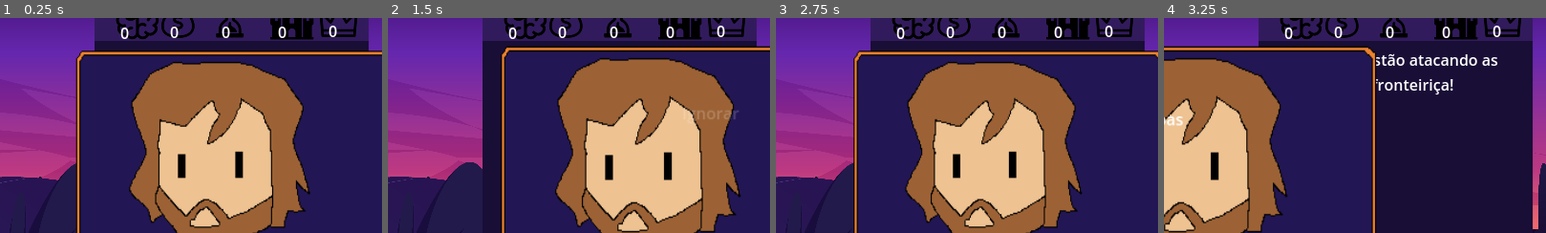
Above: before the commit, frames 1-4 (left to right).
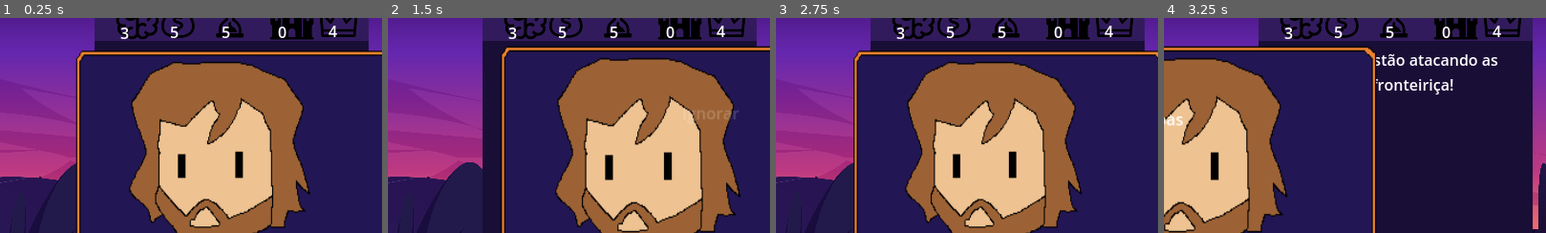
Above: after the commit, the same moments.

Repository: JulioDomanski/TCC
Game: Godot game, scene res://scenes/Main.tscn
Two runs of this game, one before a commit and one after it. Both use one fixed random seed, a clock stepped at 60 frames per second and the inputs below.
Inputs (mouse positions are % of the whole screen's width and height, from its top left):
- Up to frame 1 (0.25 s): no input
- Up to frame 2 (1.5 s): tap Enter at 0.5 s; drag from (46, 46) to (60, 28) at 0.52 s; drag from (30, 55) to (45, 70) at 1.27 s
- Up to frame 3 (2.75 s): move the mouse to (60, 28) at 2.02 s; click (60, 28) at 2.17 s
- Up to frame 4 (3.25 s): tap Space at 2.75 s; drag from (45, 70) to (20, 35) at 2.77 s
The pictures show only the part of the screen within x 18-68%, y 9-59%; the shares and areas given below are measured in that part.

The runs differ from the first frame. In frame 1, 0.3% of the frame differs, in the area x 31-89%, y 3-10%; in frame 2, 0.3%; in frame 3, 0.3%; in frame 4, 0.3%.

Commit message:
Logica de Pontuacao Implementada

Diff:
--- a/data/cards.json
+++ b/data/cards.json
@@ -6,12 +6,18 @@
 		"right_choice": "Ignorar",
 		"image": "res://assets/Cards/carta1.png",
 		"left_effects": {
-			"military": -15,
-			"people": 10
+			"moral": -15,
+			"resources": -10,
+			"time":0,
+			"trust":0,
+			"progress":0
 		},
 		"right_effects": {
-			"people": -20,
-			"economy": -10
+			"moral": 20,
+			"resources": 10,
+			"time":0,
+			"trust":0,
+			"progress":0
 		},
 		"correct_answer":"right"
 	},
@@ -22,11 +28,18 @@
 		"right_choice": "Armazenar",
 		"image": "res://assets/Cards/carta1.png",
 		"left_effects": {
-			"people": 20,
-			"economy": -10
+			"moral": 20,
+			"resources": -10,
+			"time":0,
+			"trust":0,
+			"progress":0
 		},
 		"right_effects": {
-			"economy": 15
+			"moral": -20,
+			"resources": -15,
+			"time":0,
+			"trust":0,
+			"progress":0
 		},
 		"correct_answer":"left"
 	}
--- a/scripts/Main.gd
+++ b/scripts/Main.gd
@@ -4,12 +4,18 @@
 
 var deck = [] # Array com os IDs das cartas
 var current_card = null
-var cards_data = {} # Dicionário para armazenar todas as cartas
+var cards_data = {}
+var card_id = 0 # Dicionário para armazenar todas as cartas
 
 func _ready():
 	load_cards_data()
 	initialize_deck()
 	spawn_new_card()
+	$WrapperIndicadores/PontosMoral.text = "3"
+	$WrapperIndicadores/PontosRecursos.text ="5"
+	$WrapperIndicadores/PontosTempo.text = "5"
+	$WrapperIndicadores/PontosProgresso.text = "0"
+	$WrapperIndicadores/PontosConfianca.text="4"
 
 func load_cards_data():
 	var file = FileAccess.open("res://data/cards.json", FileAccess.READ)
@@ -46,7 +52,7 @@
 		current_card.queue_free()
 
 	# Pega o ID da próxima carta
-	var card_id = deck.pop_front()
+	card_id = deck.pop_front()
 	print("Carta atual - ID: ", card_id)
 
 	# Cria a nova carta
@@ -60,8 +66,26 @@
 	# Conecta o sinal para saber quando a carta foi descartada
 	current_card.connect("card_discarded", Callable(self, "_on_card_discarded"))
 
+func set_points(node,direction,indicator):
+	var points = cards_data[card_id][direction+"_effects"][indicator]
+	node.text = str(node.text.to_int()+points)
+	if(direction==cards_data[card_id]["correct_answer"] && points !=0 ):
+		node.add_theme_color_override("font_color", Color(0, 1, 0))
+	if(direction!=cards_data[card_id]["correct_answer"] && points !=0 ):
+		node.add_theme_color_override("font_color", Color(1, 0, 0))
+	await get_tree().create_timer(0.5).timeout
+	node.add_theme_color_override("font_color", Color(1,1,1))
 
 func _on_card_discarded(direction, card_data):
 	print("Carta descartada: ", direction)
 	# Aqui você pode processar os efeitos da carta se quiser
+
+	print(cards_data[card_id][direction+"_effects"])
+	set_points($WrapperIndicadores/PontosMoral,direction,"moral")
+	set_points($WrapperIndicadores/PontosRecursos,direction,"resources")
+	set_points($WrapperIndicadores/PontosProgresso,direction,"progress")
+	set_points($WrapperIndicadores/PontosTempo,direction,"time")
+	set_points($WrapperIndicadores/PontosConfianca,direction,"trust")
+
+
 	spawn_new_card() # Pede uma nova carta
